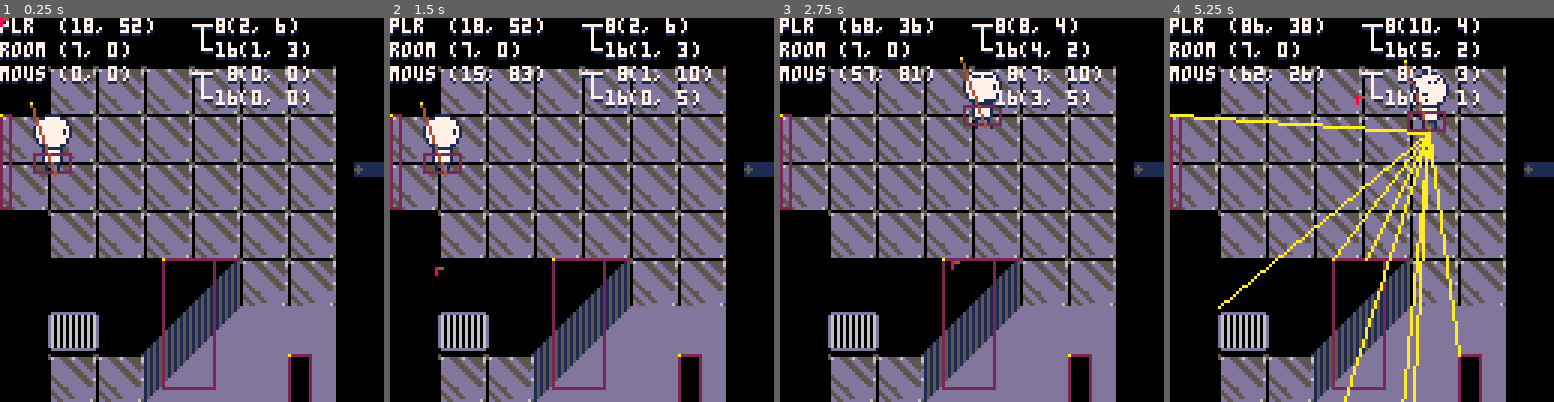
Above: before the commit, frames 1-4 (left to right).
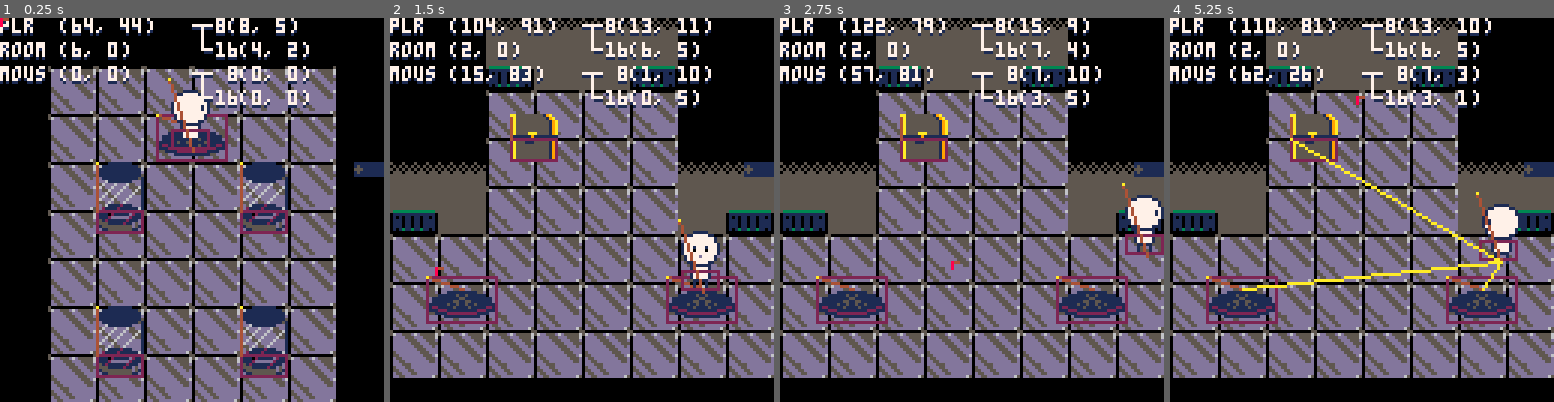
Above: after the commit, the same moments.

Repository: GiovanH/Pico8_Dev
Game: PICO-8 cartridge walkabout.p8
Same seed, same stepped clock (60 frames per second), same inputs: the game is played once before the commit and once after it.
Inputs (mouse positions are in pixels of both pictures, inside the frame that each line leads up to):
- Up to frame 1 (0.25 s): no input
- Up to frame 2 (1.5 s): tap X (X key) at 0.33, 1.07 s; click (670, 121) at 0.67 s; tap O (Z key) at 0.7 s; click (436, 267) at 1.22 s
- Up to frame 3 (2.75 s): hold Right 1.6-2.1 s; tap O (Z key) at 1.7, 2.1, 2.5 s; click (887, 114) at 1.77 s; tap X (X key) at 1.85 s; hold Up 2.15-2.42 s; click (952, 259) at 2.32 s; hold Right from 2.47 s (still down)
- Up to frame 4 (5.25 s): click (1404, 106) at 2.87 s; tap O (Z key) every 0.4 s from 2.9 to 4.9 s; tap X (X key) at 2.97, 4.08, 5.2 s; release Right at 3.03 s; hold Left 3.08-3.58 s; click (1465, 256) at 3.42 s; hold Down 3.63-3.97 s; click (1231, 102) at 3.97 s; hold Right 4.02-4.68 s; click (1292, 248) at 4.52 s; hold Up 4.73-5.03 s; click (1354, 94) at 5.07 s; hold Left from 5.08 s (still down)

The runs differ from the first frame. In frame 1, 27% of the frame differs, in the area x 0-88%, y 0-100%; in frame 2, 65%; in frame 3, 65%; in frame 4, 66%, in the area x 0-100%, y 0-100%.

Commit message:
Fix dialog callback. Room select menu. Item chests. Better portals.

Diff:
--- a/walkabout.p8
+++ b/walkabout.p8
@@ -21,11 +21,13 @@
 -- defined sprite flags
 local flag_walkable = 0b1
 
+local sfx_blip = 000
+local sfx_teleport = 001
+local sfx_creak = 002
+local sfx_itemget = 003
+
 -->8
 -- utility
-
-if (debug) menuitem(5,'toggle debug',function() debug = not debug end)
-if (debug) menuitem(4,'toggle airshoes',function() godshoes = not godshoes end)
 
 -- Focus stack
 -- Use this to keep track of what
@@ -375,7 +377,17 @@
  actor.update(self)
 end
 function particle:draw()
- pset(self.pos.x, self.pos.y, self.col)
+ if self.spr and self.size then
+  spr(self.spr, mrconcat({self.pos:unpack()}, self.size:unpack()))
+ else
+  pset(self.pos.x, self.pos.y, self.col)
+ end
+end
+function sprparticle(spr, size, ...)
+ local p = particle(...)
+ p.spr = spr
+ p.size = size
+ return p
 end
 
 -- stage
@@ -624,10 +636,6 @@
   self.animation_loop = cocreate(self.animate_text)
  end,
  format_message = function(self, message)
-  if type(message) == "function" then
-   message()
-   return
-  end
   local total_msg = {}
   local word = ''
   local letter = ''
@@ -674,7 +682,7 @@
     -- otherwise, print 1 character per frame
     -- with sfx about every 5 frames
     if (not btnp(5)) then
-     if (i % 5 == 0) sfx(0)
+     if (i % 5 == 0) sfx(sfx_blip)
      yield()
     end
    end
@@ -713,10 +721,13 @@
    end
   elseif (self.animation_loop and self.current_message) then
    if (self.opts.autoplay) self.current_message = self.opts.prefix or ''
+   if (self.opts.callback) self.opts.callback()
    self.animation_loop = nil
   end
 
-  if (not self.animation_loop and #self.queue > 0) then
+  -- printa(focus:get(), tostring(self.queue))
+  local anim_dead = (not self.animation_loop) or costatus(self.animation_loop) == 'dead'
+  if anim_dead and #self.queue > 0 then
    self.shift(self.queue, 1)
    if (#self.queue > 0) then
     self:trigger(self.queue[1].message, self.queue[1].opts)
@@ -765,6 +777,32 @@
 -->8
 -- game classes
 
+local roommenu_room = 1
+local roommenu_slot = 4
+local irooms = {}
+local srooms = {}
+function roommenu_init(rooms)
+ local i = 0
+ for k,v in pairs(rooms) do
+  i += 1
+  irooms[i] = v
+  srooms[i] = k
+ end
+set_roommenu(srooms[roommenu_room])
+end
+
+function set_roommenu(label)
+ menuitem(roommenu_slot, 'room:' .. (label or '???'), roommenu_cb)
+end
+function roommenu_cb(b)
+ local left, right, select = b&1, b&10, b&100
+ if (left>0) roommenu_room = ((roommenu_room-2) % #irooms) + 1
+ if (right>0) roommenu_room = (roommenu_room % #irooms) + 1
+ if (select>0) irooms[roommenu_room]()
+ set_roommenu(srooms[roommenu_room])
+end
+
+
 local t_sign = mob:extend{
  lines = nil,
  prefix = '',
@@ -776,9 +814,73 @@
 end
 function t_sign:interact(player)
  for _, v in ipairs(self.lines or {'nO PROBLEM HERE.'}) do
-  dialoger:enqueue(v, {prefix=self.prefix})
+  if type(v) == 'function' then
+   dialoger:enqueue('', {autoplay=true,callback=v})
+  else
+   dialoger:enqueue(v, {prefix=self.prefix})
+  end
  end
  self.talkedto += 1
+end
+
+local chest_data = {}
+local t_chest = t_sign:extend{
+ id = nil,
+ obstructs=true,
+ bsize = vec8(2,1),
+ anchor = vec8(0,-1),
+ getlines = {},
+ emptylines = {}
+}
+function t_chest:init(id, pos, ispr, isize, itcol)
+ t_sign:init(pos, 003, vec8(2,2))
+ self.id = id
+ self.data = chest_data[id] or {
+  open=false
+ }
+ chest_data[id] = self.data
+ self.ispr = ispr
+ self.isize = isize
+ self.itcol = itcol
+end
+function t_chest:interact(player)
+ if not self.data.open then
+  self.data['open'] = true
+  sfx(sfx_itemget)
+  self.ihold = 30
+  self.ttl = 0x10 + self.ihold
+  focus:push('anim')
+
+  self.stage:schedule(18, function()
+    focus:pop('anim')
+    self.lines = self.getlines
+    t_sign.interact(self, player)
+   end)
+ else
+  self.lines = self.emptylines
+  t_sign.interact(self, player)
+ end
+end
+function t_chest:draw()
+ local apos = self.pos:__add(self.anchor)
+ local spx, spy = apos:unpack()
+ if (self.ttl and self.ttl < 0x10) self.ttl = nil
+   paltt(0)
+ if self.data.open then
+  spr(014, spx, spy, 2,1)
+  if (self.ttl) then
+   local age = self.ihold - (self.ttl-0x10)
+   local offset = vec(4*(2-self.isize.x),-min(12, age)-8*self.isize.y+8)
+   local sx, sy = apos:__add(offset):unpack()
+   paltt(self.itcol)
+   spr(self.ispr, sx, sy, self.isize:unpack())
+   paltt(0)
+  end
+  spr(019, spx, spy+8, 2,1)
+ else
+  spr(003, spx, spy, 2,2)
+ end
+ mob.drawdebug(self)
 end
 
 local t_npc = t_sign:extend{
@@ -803,7 +905,7 @@
  self.facing = facetable[player.facing]
  self.ismoving = true
  t_sign.interact(self, player)
- dialoger:enqueue(function() self.ismoving = false end)
+ dialoger:enqueue('',{callback=function() self.ismoving = false end})
 end
 function t_npc:draw()
  self.flipx = (self.facing == 'l')
@@ -857,22 +959,24 @@
    printh('Not Portalling (cooldown)')
    return
   end
-  self:spark()
-  p:destroy()
-  sfx(001)
-  self.stage:schedule(16, function()
-    -- new room after animation
-    if deststate then
-     dest(deststate.pos)
-     p.facing = deststate.facing
-    else
-     dest()  -- let room decide position
-    end
-    o_player.cooldown = 5
-    cur_room:update()  -- align camera
-    printh('portalled player to')
-    printh(o_player.pos)
-   end)
+  if p.shape:within(self.shape) then
+   self:spark()
+   p:destroy()
+   sfx(sfx_teleport)
+   self.stage:schedule(16, function()
+     -- new room after animation
+     if deststate then
+      dest(deststate.pos)
+      p.facing = deststate.facing
+     else
+      dest()  -- let room decide position
+     end
+     o_player.cooldown = 5
+     cur_room:update()  -- align camera
+     printh('portalled player to')
+     printh(o_player.pos)
+    end)
+  end
  end
  return o_portal
 end
@@ -1148,12 +1252,12 @@
  o_computer3.tcol = 15
  cur_room:add(o_computer3)
 
- o_computer4 = t_sign(vec(216, 8), 010, vec8(2, 2))
+ o_computer4 = t_sign(vec(216, 8), 010, vec8(2, 1))
  o_computer4.paltab = {[6]=3}
  o_computer4:addline(
   "wOWIE! LOOKS LIKE SOMEBODY'S BEEN FLIRTING. iN \f3green.")
- o_computer4:addline(
-  "dUE TO TECHNICAL LIMITATIONS, THE KEYBOARD HAS ALSO BEEN FLIRTING. iN \f3green.")
+ -- o_computer4:addline(
+ --  "dUE TO TECHNICAL LIMITATIONS, THE KEYBOARD HAS ALSO BEEN FLIRTING. iN \f3green.")
  cur_room:add(o_computer4)
 
  o_teapot = t_sign(vec16(15, 8), 050, vec8(2, 1))
@@ -1166,7 +1270,7 @@
  cur_room:add(o_teapot)
 
  o_karkat = t_npc(vec(64, 64), 070)
- o_karkat.prefix = "\fd"
+ o_karkat.prefix = "\f5"
  function o_karkat:interact(player)
   if self.talkedto % 2 == 0 then
    self.lines = {
@@ -1203,12 +1307,18 @@
 
 function room_t(v)
  cur_room = room(2, 0, 1, 1)
- o_player = t_player(v or vec(24, 91))
+ o_player = t_player(v or vec8(3, 12))
  cur_room:add(o_player)
 
- cur_room:add(newportal(vec(24, 82), room_complab))
-
- cur_room:add(newportal(vec(104, 82), room_lab))
+ -- TODO t chest
+ o_chest = t_chest('t1',vec8(5, 5), 032, vec(2,2))
+ o_chest.getlines = {}
+ o_chest.emptylines = {}
+ cur_room:add(o_chest)
+
+ cur_room:add(newportal(vec(24, 90), room_complab))
+
+ cur_room:add(newportal(vec(104, 90), room_lab))
 
 end
 
@@ -1218,18 +1328,23 @@
  o_player.facing = 'r'
  cur_room:add(o_player)
 
- local i = 0
  for y = 0, 3 do
   for x = 0, 2 do
-   i += 1
+   if (y == 2 and x == 0) goto continue
    o_cap = t_sign(vec((x*3+2), (y*3+4))*16, 076, vec(16, 24))
    o_cap.obstructs = true
    o_cap.bsize = vec(16,8)
    o_cap.anchor = vec(0, -16)
    o_cap.tcol = 10
    cur_room:add(o_cap)
-  end
- end
+   ::continue::
+  end
+ end
+
+ o_chest = t_chest('science1',vec16(2, 10), 076, vec(2,3), 10)
+ o_chest.getlines = {"iT'S ONE OF THOSE SCIENCE TUBE THINGS. jUST ABOUT BIG ENOUGH TO SQUEEZE INTO, EXCEPT THERE'S NO DOOR HOLE."}
+ o_chest.emptylines = {"sOMEONE HAS CARVED A HOLE DIRECTLY INTO THE FLOOR TO GIVE THIS CHEST EXTRA STORAGE SPACE."}
+ cur_room:add(o_chest)
 
  cur_room:add(newportal(vec(64, 36), room_t, {
     facing='d',
@@ -1284,6 +1399,11 @@
  o_plush:addline("hE MUST BE LOST.")
  o_plush:addline("fORTUNATELY HIS OWNER CAN SAFELY WALK DOWN HERE AND RETRIEVE HIM.")
  cur_room:add(o_plush)
+
+ o_chest = t_chest('stair1',vec16(5, 2), 003, vec(2,2))
+ o_chest.getlines = {"yOU GOT A CHEST! tHE PERFECT CONTAINER TO STORE THINGS IN.","sINCE ONLY PROTAGONISTS CAN OPEN THEM, IT'S VERY SECURE."}
+ o_chest.emptylines = {"iT WAS ONLY BIG ENOUGH TO HOLD ONE CHEST."}
+ cur_room:add(o_chest)
 
  o_stair_rail = mob(vec(65, 80), nil, vec(15, 1))
  o_stair_rail.obstructs = true
@@ -1347,9 +1467,28 @@
  o_player = t_player(v or vec(24, 112))
  cur_room:add(o_player)
 
+ o_player.bsize = vec(14, 14)  -- feel cramped
+ o_player.shape_offset = vec(-7, -14)
+
  o_great = t_button(vec16(6, 1), false, vec_spritesize*2)
  o_great.draw = drawgreat
  cur_room:add(o_great)
+
+ for fg in all({
+   {4, 6, 2},
+   {6, 8, 8},
+  }) do
+  o_fg_rail = mob(vec8(fg[1], fg[2]), 117, vec8(fg[3], 1))
+  o_fg_rail.anchor = vec8(0,-1)
+  function o_fg_rail:draw()
+   local width = self.shape.w
+   for x = 1, width/8 do
+    spr(self.spr, self.pos:__add(self.anchor):__add(vec8(x-1,0)):unpack())
+   end
+   mob.drawdebug(self)
+  end
+  cur_room:add(o_fg_rail)
+ end
 
  cur_room:add(newtrig(vec8(2, 15.5), vec8(2, .5), room_stair, {
     facing='d',
@@ -1425,7 +1564,7 @@
 
  cur_room:add(newtrig(vec8(1, 11), vec8(.5, 2), room_turbine, {
     facing='l',
-    pos=vec(108, 41)
+    pos=vec(112, 46)
    }))
 end
 
@@ -1452,8 +1591,18 @@
 --pico-8 builtins
 
 function _init()
+roommenu_init({
+ complab=room_complab,
+ cross=room_t,
+ lab=room_lab,
+ hall=room_hallway,
+ stair=room_stair,
+ vent=room_turbine,
+ roof=room_roof
+})
+
  prettify_map()
- room_stair()
+ room_lab()
  focus:push('player')
 end
 
@@ -1534,14 +1683,14 @@
 fffff1fff1fffffffffff1fff1fffffffffff1fff1ffffffffff1551551ffffffff111515511ffffffffff1551ffffffa15555555555d51ae0daae0eee0000ee
 fffff1fff1fffffffffff1fff1fffffffffff1fff1ffffffff10551110551ffffff0001111051fffffffff100551ffffaa115555555511aaee0000eee000050e
 ffff1fffff1fffffffff1fffff1ffffffffff1ffff1fffffff11111f11111ffffff1111111111fffffffff111111ffffaaaa11111111aaaaeee05eeee000050e
-00000000000000000000000000000000555555550000000000000000000000000000000000000000000000000000000000000000000000000000000000000000
-05555555555555500000000000000000111111110000000000000000000000000000000000000000000000000000000000000000000000000000000000000000
-01111111111111100000000000000000000000000000000000000000000000000000000000000000000000000000000000000000000000000000000000000000
-015222222aa445100000000000000000000000000000000000000000000000000000000000000000000000000000000000000000000000000000000000000000
-0156bbb72284a5100000000000000000000000000000000000000000000000000000000000000000000000000000000000000000000000000000000000000000
-01560bb1721965100000000000000000000000000000000000000000000000000000000000000000000000000000000000000000000000000000000000000000
-015ffdcd651635100000000000000000000000000000000000000000000000000000000000000000000000000000000000000000000000000000000000000000
-015dfdc6656865100000000000000000555555550000000000000000000000000000000000000000000000000000000000000000000000000000000000000000
+00000000000000005333333333333335555555555000500000000000000000000000000000000000000000000000000000000000000000000000000000000000
+05555555555555500111111111111110111111110505050500000000000000000000000000000000000000000000000000000000000000000000000000000000
+01111111111111100101011011011010000000005050505000000000000000000000000000000000000000000000000000000000000000000000000000000000
+015222222aa445100111011011011110000000000555055500000000000000000000000000000000000000000000000000000000000000000000000000000000
+0156bbb72284a5100111011011011110000000005555555500000000000000000000000000000000000000000000000000000000000000000000000000000000
+01560bb1721965100111011011011110000000005555555500000000000000000000000000000000000000000000000000000000000000000000000000000000
+015ffdcd651635100101311311311010000000005555555500000000000000000000000000000000000000000000000000000000000000000000000000000000
+015dfdc6656865100000000000000000555555555555555500000000000000000000000000000000000000000000000000000000000000000000000000000000
 00000000000000000000000000000000000000000000000000000000000000000000000000000000000000000000000000000000000000000000000000000000
 00000000000000000000000000000000000000000000000000000000000000000000000000000000000000000000000000000000000000000000000000000000
 00000000000000000000000000000000000000000000000000000000000000000000000000000000000000000000000000000000000000000000000000000000
@@ -1570,34 +1719,33 @@
 00000000000000000000000000000000000000000000000000000000000000000000000000000000000000000000000000000000000000000000000000000000
 00000000000000000000000000000000000000000000000000000000000000000000000000000000000000000000000000000000000000000000000000000000
 00000000000000000000000000000000000000000000000000000000000000000000000000000000000000000000000000000000001000000000000000000000
-
 __gff__
 0000010000000000010100000001000000010100000000000101000000010000000000000100000100000000000100000000000001000001000000000100000000000000000000000000000000000000000000000000000000000000000000000000000000000000000000000000000000000000000000000000000000000000
 0000000000000000000000000000000000000000000000000000000000000000000000000000000000000000000000000000000000000000000000000000000000000000000000000000000000000000000000000000000000000000000000000000000000000000000000000000000000000000000000000000000000000000
 __map__
-0000000101010101010101010001010100000000000000000000000000000000000000000000000000000000000000000000000000000809000000000000000000003535353535353535111111111111000000000000000000000000000000000000000000000000000000000000000000000000000000000000000000000000
-0000000a0b0000000000000a0b0000000000000a0b0000000000000a0b000000000000000000000000000000000000000000000000001819000000000000000000003535353535353535111111111111000000000000000000000000000000000000000000000000000000000000000000000000000000000000000000000000
-0928291a1b2929292929291a1b2929292929291a1b2929292929291a1b292a08000000000809080908090809000000000000000000000809000000000101000000002626262626262626111111111111000000000000000000000000000000000000080908090809080908090809000000000809080908090809080908090000
-1938393939393939393939393939393939393939393939393939393939393a18000000001819181918191819000000000000000000001819000000000101000000002625252626262626111111111111000000000000000000000000000000000000181918191819181918191819000000001819181918191819181918190000
-0c0c090809080908090809080908090809080908090809080908090809080c0c000000000809080908090809000000000000080908090809000000000809080900002625252626262626111111111111000000000000000000000000000000000101080908090809080908090809000008090809080908090809080908090000
-1c1c191819181918191819181918191819181918191819181918191819181c1c010100001819181918191819000000000000181918191819000000001819181900002626262626262626111111111111000000000000000000000000000000000101181918191819181918191819000018191819181918191819181918190000
-1c1c090809080908090809080908090809080908090809080908090809081c1c010101010809080908090809000000000000080900000809080908090809000000002727272727272737111111111111000000000000000000000000000000000101080908090809080908090809000008090809080908090809080908090000
-1c1c191819181918191819181918191819181918191819181918191819181c1c000001011819181918191819000000000000181900001819181918191819000000002727272727272737111111111111000000000000000000000000000000000101181918191819181918191819000018191819181918191819181918190000
-1c1c090809080908090809080908090809080908090809080908090809081c1c080908090809080908090809080908090000080900000000000000000000000000002727272727272737111111111111000000000000000000000000000000000000080908090809080908090809000000000809080908090809080908090000
-1c1c191819181918191819181918191819181918191819181918191819181c1c181918191819181918191819181918190000181900000000000000000000000000002727272727272737111111111111000000000000000000000000000000000000181918191819181918191819000000001819181918191819181918190000
-1c1c090809080908090809080908090809080908090809080908090809081c1c08090809080908090809080908090809000008090000000000000000000000000000272727272727273711111111111100000000000000000000000000000000000008090809080908090809080900000000010101010101240d080908090000
-1c1c191819181918191819181918191819181918191819181918191819181c1c181918191819181918191819181918190000181900000000000000000000000024272727272727272737111111111111000000000000000000000000000000000000181918191819181918191819000000000101010101240d1d181918190000
-1c1c090809080908090809080908090809080908090809080908090809081c1c0809080908090809080908090809080900000809000000000000000000000000242727272727272727371111111111110000000000000000000000000000000000000809080908090809080908090100000001010101240d1d2d3d3d3d3d0100
-1c1c191819181918191819181918191819181918191819181918191819181c1c18191819181918191819181918191819000018190000000000000000000000002424363636363636363611111111111100000000000000000000000000000000000018191819181918191819181900000000010101240d1d2d3d3d3d3d3d0000
-1c1c090809080908090809080908090809080908090809080908090809081c1c00000000000000000000000000000000000008090000000000000000000000002424262626262626262611111111111100000000000000000000000000000000000008090809080908090809080900000000080908091d2d3d3d3d3d013d0000
-1c1c191819181918191819181918191819181918191819181918191819181c1c00000000000000000000000000000000000018190000000000000000000000002424020202020202020211111111111100000000000000000000000000000000000018191819181918191819181900000000181918192d3d3d3d3d3d013d0000
+0000000101010101010101010001010100000000000000000000000000000000000000007575757575757575000000000000000000000809000000000000000000003535353535353535111111111111000000000000000000000000000000000000000000000000000000000000000000000000000000000000000000000000
+0000000a0b0000000000000a0b0000000000000a0b0000000000000a0b000000000000003535353535353535000000000000000000001819000000000000000000003535353535353535111111111111000000000000000000000000000000000000000000000000000000000000000000000000000000000000000000000000
+0928291a1b2929292929291a1b2929292929291a1b2929292929291a1b292a08000000007273353535357273000000000000000000000809000000000101000000002626262626262626111111111111000000000000000000000000000000000000080908090809080908090809000000000809080908090809080908090000
+1938393939393939393939393939393939393939393939393939393939393a18000000000809080908090809000000000000757575751819000000007575757500002625252626262626111111111111000000000000000000000000000000000000181918191819181918191819000000001819181918191819181918190000
+0c0c090809080908090809080908090809080908090809080908090809080c0c000000001819181918191819000000000000080908090809000000000809080900002625252626262626111111111111000000000000000000000000000000000101080908090809080908090809000008090809080908090809080908090000
+1c1c191819181918191819181918191819181918191819181918191819181c1c000000000809080908090809000000000000181918191819757575751819181900002626262626262626111111111111000000000000000000000000000000000101181918191819181918191819000018191819181918191819181918190000
+1c1c090809080908090809080908090809080908090809080908090809081c1c757575751819181918191819757575750000080900000809080908090809000000002727272727272737111111111111000000000000000000000000000000000101080908090809080908090809000008090809080908090809080908090000
+1c1c191819181918191819181918191819181918191819181918191819181c1c353535350809080908090809353535350000181900001819181918191819000000002727272727272737111111111111000000000000000000000000000000000101181918191819181918191819000018191819181918191819181918190000
+1c1c090809080908090809080908090809080908090809080908090809081c1c727335351819181918191819353572730000080900000000000000000000000000002727272727272737111111111111000000000000000000000000000000000000080908090809080908090809000000000809080908090809080908090000
+1c1c191819181918191819181918191819181918191819181918191819181c1c080908090809080908090809080908090000181900000000000000000000000000002727272727272737111111111111000000000000000000000000000000000000181918191819181918191819000000001819181918191819181918190000
+1c1c090809080908090809080908090809080908090809080908090809081c1c18191819181918191819181918191819000008090000000000000000000000000000272727272727273711111111111100000000000000000000000000000000000008090809080908090809080900000000010101010101240d080908090000
+1c1c191819181918191819181918191819181918191819181918191819181c1c080908090809080908090809080908090000181900000000000000000000000024272727272727272737111111111111000000000000000000000000000000000000181918191819181918191819000000000101010101240d1d181918190000
+1c1c090809080908090809080908090809080908090809080908090809081c1c1819181918191819181918191819181900000809000000000000000000000000242727272727272727371111111111110000000000000000000000000000000000000809080908090809080908090100000001010101240d1d2d3d3d3d3d0100
+1c1c191819181918191819181918191819181918191819181918191819181c1c08090809080908090809080908090809000018190000000000000000000000002424363636363636363611111111111100000000000000000000000000000000000018191819181918191819181900000000010101240d1d2d3d3d3d3d3d0000
+1c1c090809080908090809080908090809080908090809080908090809081c1c18191819181918191819181918191819000008090000000000000000000000002424262626262626262611111111111100000000000000000000000000000000000008090809080908090809080900000000080908091d2d3d3d3d3d013d0000
+1c1c191819181918191819181918191819181918191819181918191819181c1c00000000000000000000000000000000000018190000000000000000000000002424020202020202020211111111111100000000000000000000000000000000000018191819181918191819181900000000181918192d3d72733d3d013d0000
 1c1c090809080908090809080908090809080908090809080908090809081c1c000000000000000000000000000000000000000000000000000000000000000100010101000000000000000000000000010000000000000000000000000000000000080908090809080908090809000000000809080908090809080908090000
 1c1c191819181918191819181918191819181918191819181918191819181c1c000000000000000000000000000000000000000000000000000000000000000000010101000000000000000000000000000000000000000000000000000000000000181918191819181918191819000000001819181918191819181918190000
-1c1c090809080908090809080908090809080908090809080908090809081c1c000000000000000000000000000000000000000000000000000000000000000000000000000000000000000000000000000000000000000000000000000000000000080908090809080908090809000000000809080908090809080908090000
-1c1c191819181918191819181918191819181918191819181918191819181c1c000000000000000000000000000000000000000000000000000000000000000000000000000000000000000000000000000000000000000000000000000000000000181918191819181918191819000000001819181918191819181918190000
-1c1c090809080908090809080908090809080908090809080908090809081c1c0000000000000000000000000000001e1f00000000000000000000000000000000000000000000000000000000000000000000000000000000000000000000000000080908090809080908090809000000000809080908090809080908090000
-1c1c191819181918191819181918191819181918191819181918191819181c1c0000000000000000000000000000002e2f00000000000000000000000000000000000000000000000000000000000000000000000000000000000000000000000000181918191819181918191819000000001819181918191819181918190000
-1c1c090809080908090809080908090809080908090809080908090809081c1c0000000000000000000000000000003e3f00000000000000000000000000000000000000000000000000000000000000000000000000000000000000000000000000080908090809080908090809000000000809080908090809080908090000
+1c1c090809080908090809080908090809080908090809080908090809081c1c757575757575757575757575757575757575757575757575757575757575757500000000000000000000000000000000000000000000000000000000000000000000080908090809080908090809000000000809080908090809080908090000
+1c1c191819181918191819181918191819181918191819181918191819181c1c353535353535353535353535353535353535353535353535353535353535353500000000000000000000000000000000000000000000000000000000000000000000181918191819181918191819000000001819181918191819181918190000
+1c1c090809080908090809080908090809080908090809080908090809081c1c3535353535353535353535353535351e1f35353535353535353535353535353500000000000000000000000000000000000000000000000000000000000000000000080908090809080908090809000000000809080908090809080908090000
+1c1c191819181918191819181918191819181918191819181918191819181c1c3535353535353535353535353535352e2f35353535353535353535353535353500000000000000000000000000000000000000000000000000000000000000000000181918191819181918191819000000001819181918191819181918190000
+1c1c090809080908090809080908090809080908090809080908090809081c1c3535353535353535353535353535353e3f35353535353535353535353535353500000000000000000000000000000000000000000000000000000000000000000000080908090809080908090809000000000809080908090809080908090000
 1c1c191819181918191819181918191819181918191819181918191819181c1c08090809080908090809080908090809080908090809080908090809080908090000000000000000000000000000000000000000000000000000000000000000000018191819181918191819181900000000181918191819180a0b1918190000
 1c1c090809080908090809080908090809080908090809080908090809081c1c18191819181918191819181918191819181918191819181918191819181918190000000000000000000000000000000000000000000000000000000000000000000008090809080908090809080908090000080908090809281a1b2a08090000
 1c1c191819181918191819181918191819181918191819181918191819181c1c080908090809080908090809080908090809080908090809080908090809080900000000000000000000000000000000000000000000000000000000000000000000181918191819181918191819181900001819181918193839393a18190000
Not shown, changed: the music (__music__) section of walkabout.p8
Not shown, changed: the sound effects (__sfx__) section of walkabout.p8
